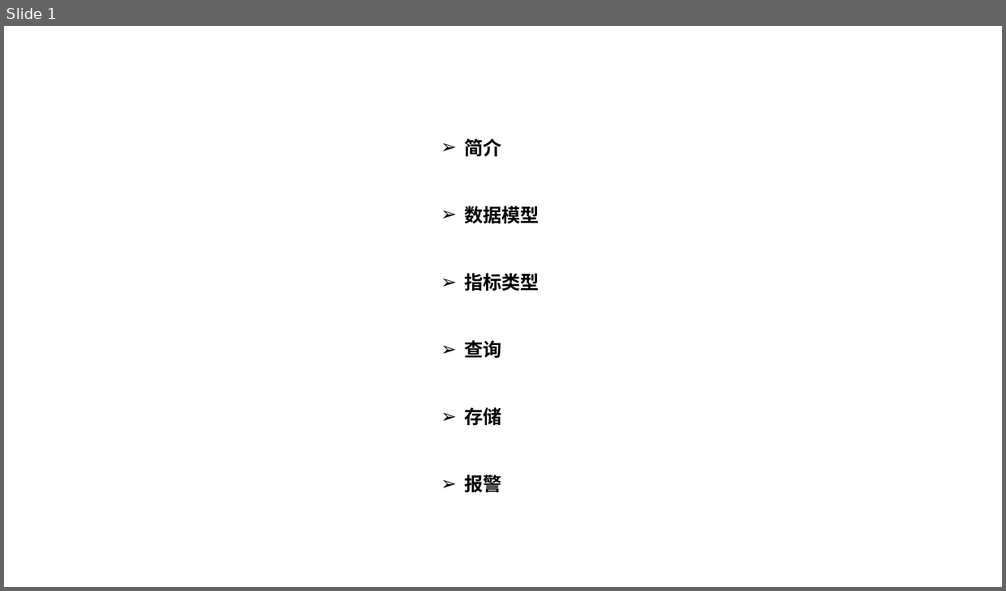
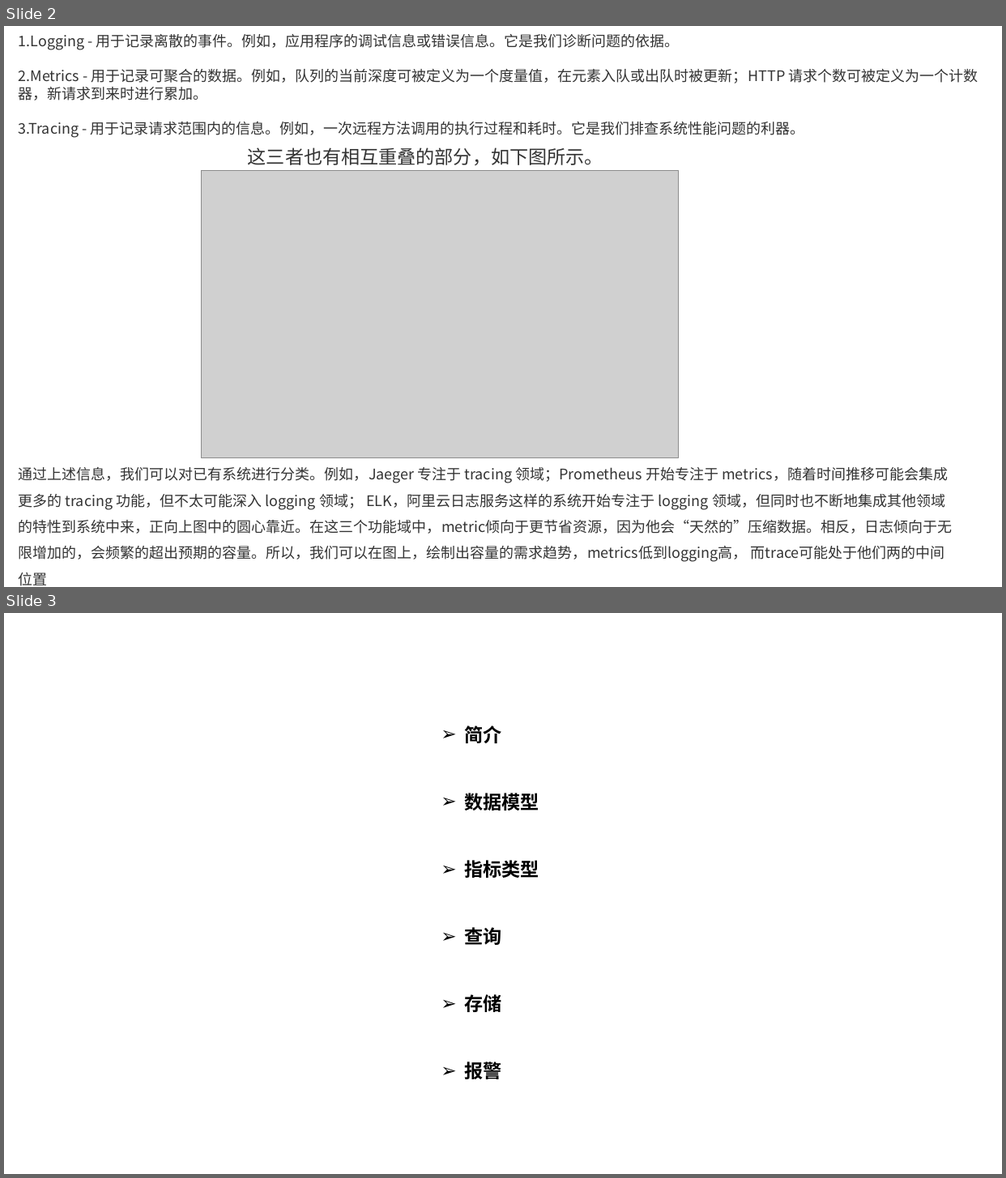
Before and after one commit to kingreatwill/open, a slide deck: files/Prometheus.pptx. Shown one above the other, each under a label of ours: slide 1 before the commit, slides 2 and 3 after it. The pictures are 1006x591 and 1006x1178 pixels, drawn with LibreOffice and Linux fonts; fonts in the diff are those of the drawing; grey boxes stand for pictures. Boxes give left, top, right and bottom in pixels: in the first picture for what was removed or moved away, otherwise in the second. Text is boxed around its words. In the diff, an @@ line names an element or a change of style, - is before the commit and + after.

```diff
--- a/files/Prometheus.pptx
+++ b/files/Prometheus.pptx
@@ slide 2 added at [4, 26, 1002, 587], background #FFFFFF @@
@@ text added at [19, 34, 978, 138], 14 pt, text #333333 @@
+1.Logging - 用于记录离散的事件。例如，应用程序的调试信息或错误信息。它是我们诊断问题的依据。
+2.Metrics - 用于记录可聚合的数据。例如，队列的当前深度可被定义为一个度量值，在元素入队或出队时被更新；HTTP 请求个数可被定义为一个计数器，新请求到来时进行累加。
+3.Tracing - 用于记录请求范围内的信息。例如，一次远程方法调用的执行过程和耗时。它是我们排查系统性能问题的利器。
@@ picture added at [201, 171, 679, 459] @@
@@ text added at [248, 148, 603, 165], 18 pt, text #333333 @@
+这三者也有相互重叠的部分，如下图所示。
@@ text added at [19, 467, 953, 562], 14 pt, text #333333 @@
+通过上述信息，我们可以对已有系统进行分类。例如，Jaeger 专注于 tracing 领域；Prometheus 开始专注于 metrics，随着时间推移可能会集成更多的 tracing 功能，但不太可能深入 logging 领域； ELK，阿里云日志服务这样的系统开始专注于 logging 领域，但同时也不断地集成其他领域的特性到系统中来，正向上图中的圆心靠近。在这三个功能域中，metric倾向于更节省资源，因为他会“天然的”压缩数据。相反，日志倾向于无限增加的，会频繁的超出预期的容量。所以，我们可以在图上，绘制出容量的需求趋势，metrics低到logging高， 而trace可能处于他们两的中间位置
@@ what was slide 1 is now slide 3 @@
```
Also in this commit, not shown: 1 slide changed, 3 other slides added, 1 other file.
